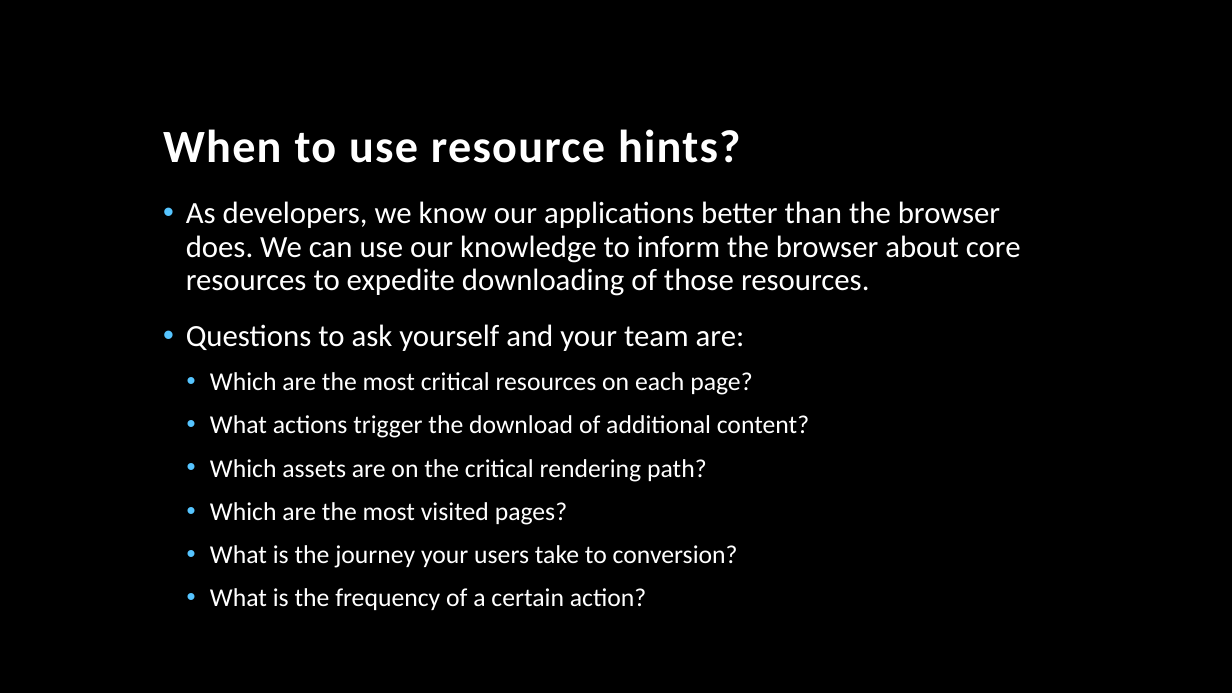
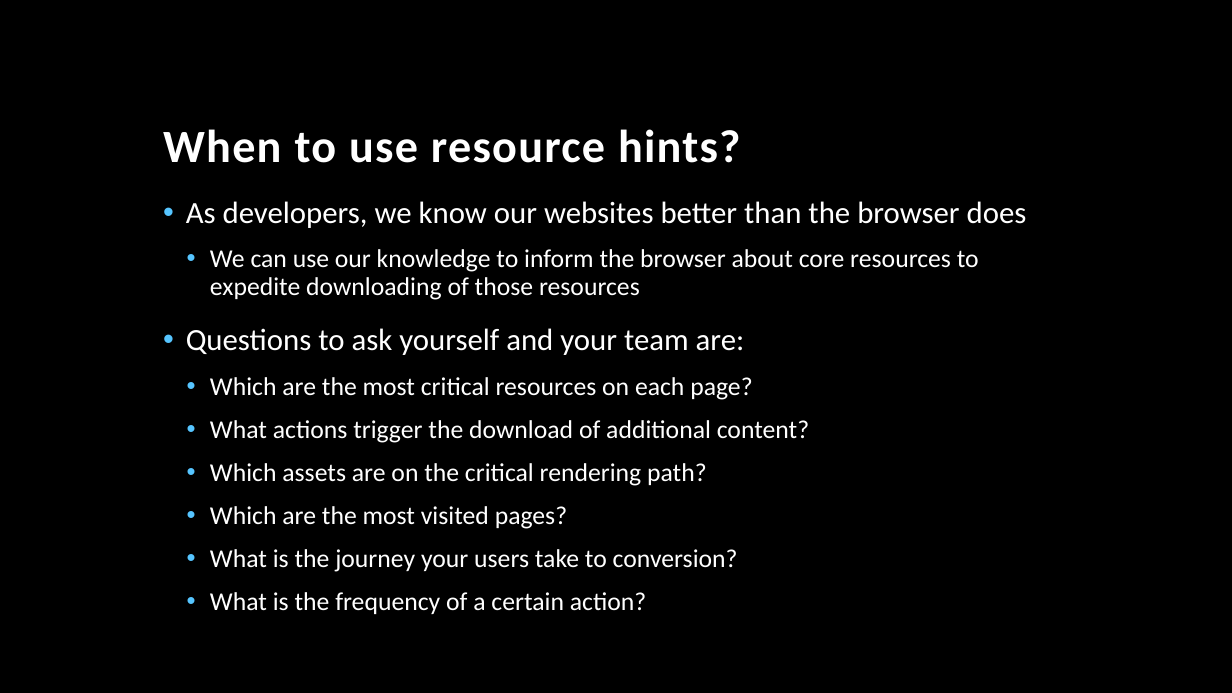
Before and after one commit to TonyMangino/html-resource-hints, a slide deck: slide 72 of Resource Hints.pptx (slide 69 before the commit). Drawn at 1232x693 pixels with LibreOffice and Linux fonts; fonts in the diff are those of the drawing; background and template pictures are left out. Boxes give left, top, right and bottom in pixels: in the first picture for what was removed or moved away, otherwise in the second. Text is boxed around its words. In the diff, an @@ line names an element or a change of style, - is before the commit and + after.

```diff
--- a/Resource Hints.pptx
+++ b/Resource Hints.pptx
@@ text at [186, 201, 1027, 300]: text changed; size 24 to 20 pt @@
-• As developers, we know our applications better than the browser does. We can use our knowledge to inform the browser about core resources to expedite downloading of those resources.
+• As developers, we know our websites better than the browser does
+  • We can use our knowledge to inform the browser about core resources to expedite downloading of those resources
```
Also in this commit, not shown: 53 other slides changed, 5 slides added, 11 slides removed.
